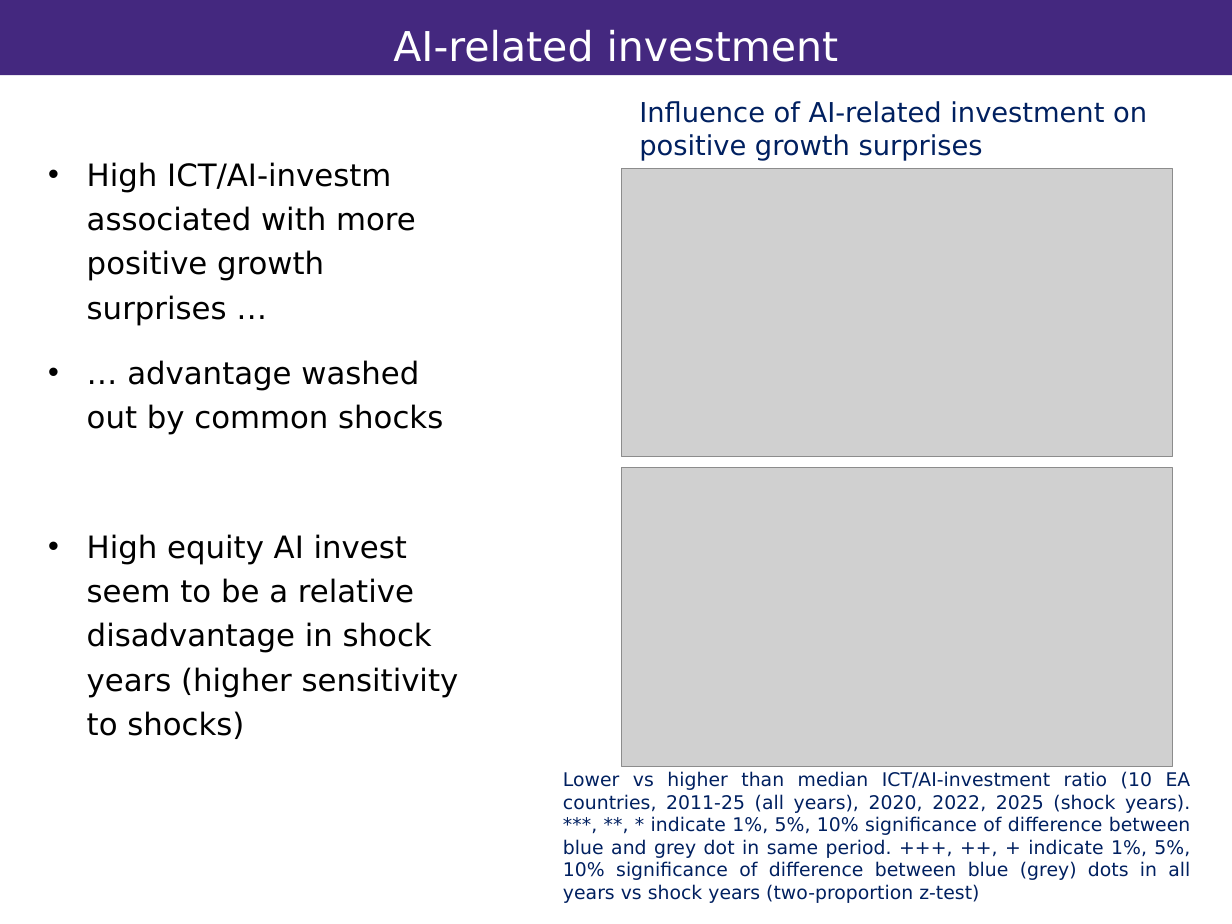
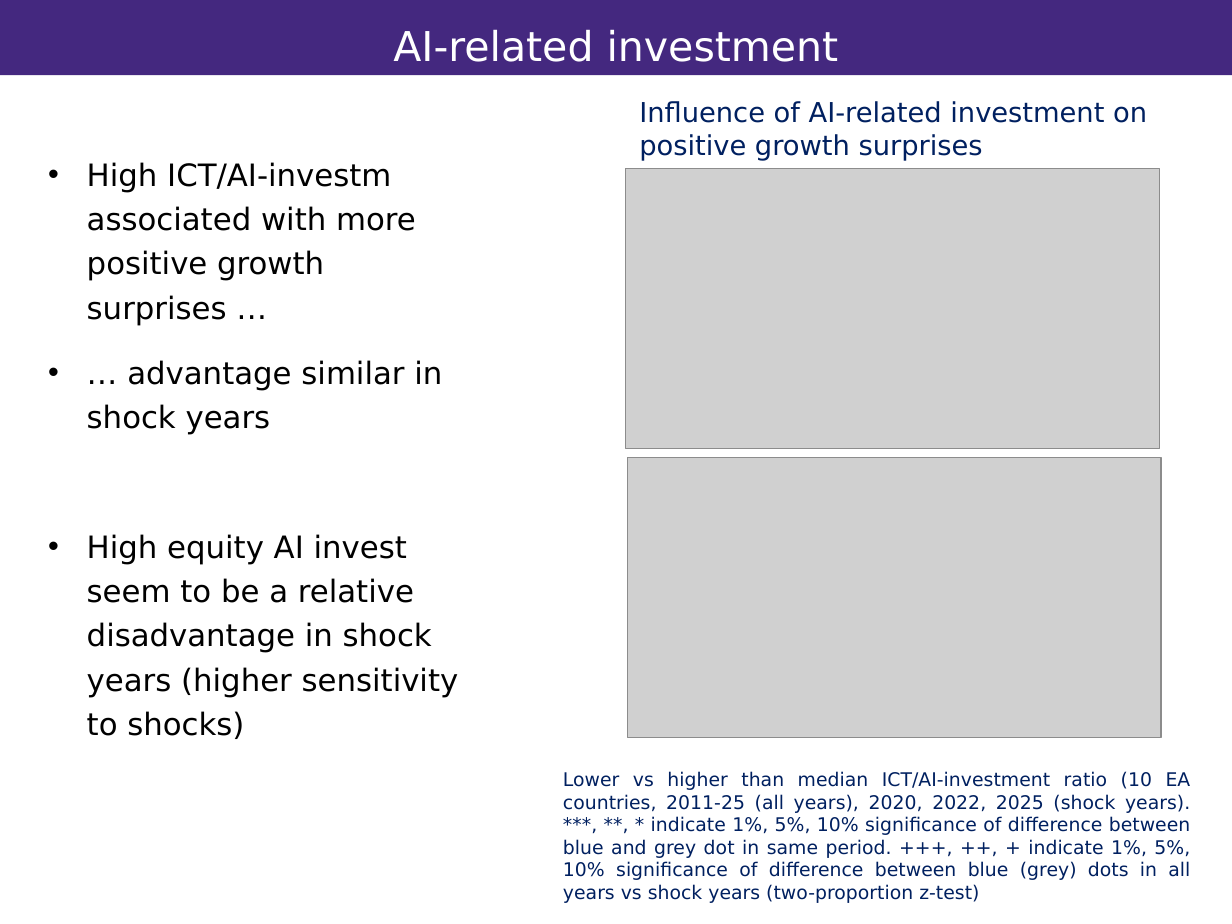
Before and after one commit to vandenEnd/scripts, a slide deck: slide 6 of Resilience.pptx. Drawn at 1232x924 pixels with LibreOffice and Linux fonts; fonts in the diff are those of the drawing; grey boxes stand for pictures; background and template pictures are left out. Boxes give left, top, right and bottom in pixels: in the first picture for what was removed or moved away, otherwise in the second. Text is boxed around its words. In the diff, an @@ line names an element or a change of style, - is before the commit and + after.

```diff
--- a/Resilience.pptx
+++ b/Resilience.pptx
@@ picture: place and size @@
-picture at [622,169,1173,457]
+picture at [626,169,1159,448]
@@ text at [87,360,442,435]: text changed @@
-• … advantage washed out by common shocks
+• … advantage similar in shock years
@@ picture: place and size @@
-picture at [622,467,1173,766]
+picture at [627,457,1161,737]
```
Also in this commit, not shown: 4 other slides changed, 1 slide added.
